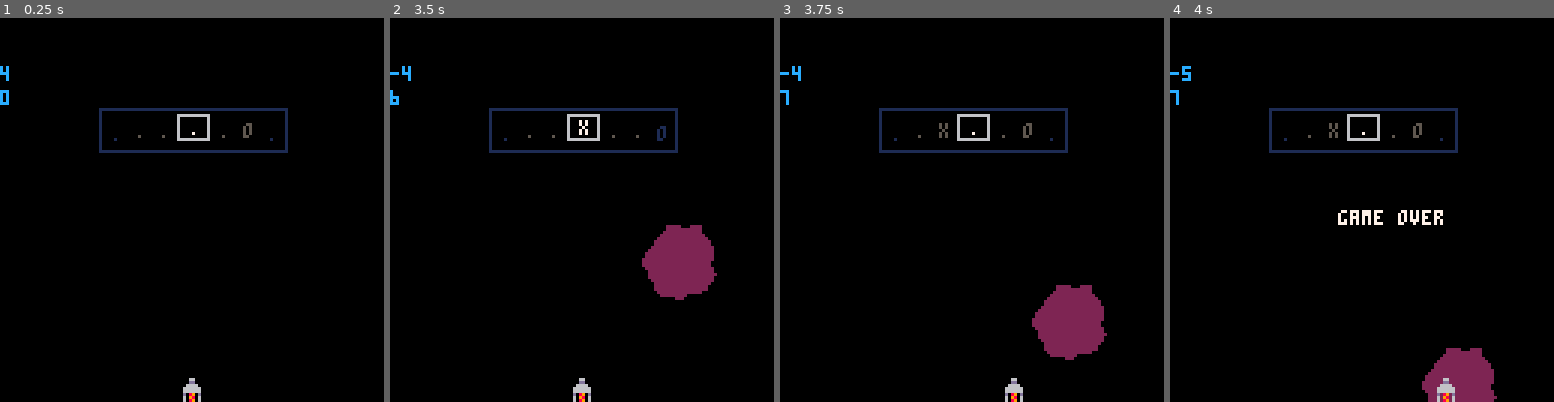
Above: before the commit, frames 1-4 (left to right).
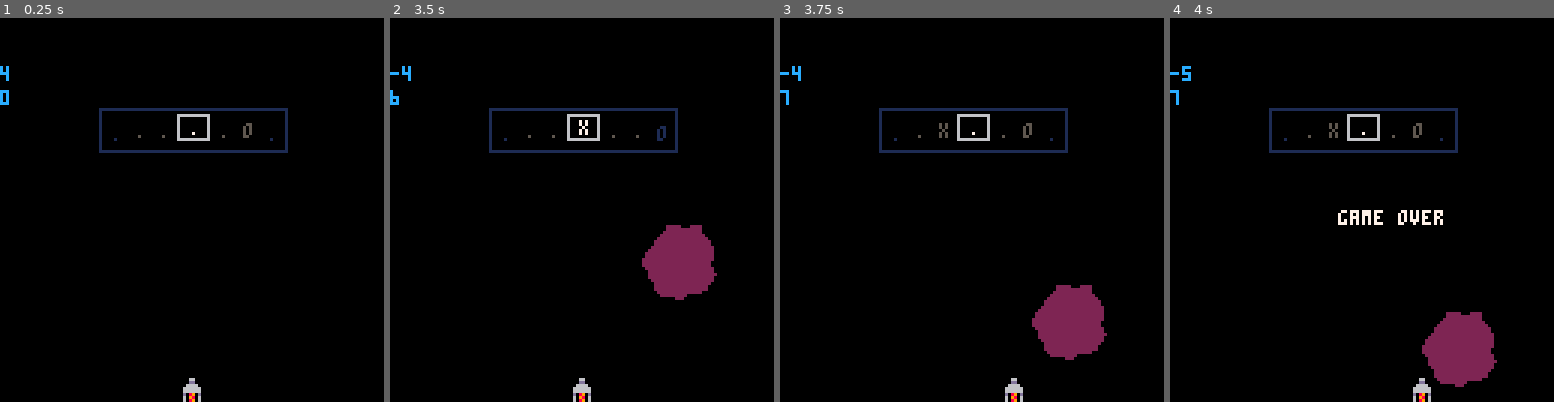
Above: after the commit, the same moments.

Repository: ryanford/EDM-Blastoff
Game: PICO-8 cartridge rhythm-game.p8
Same seed, same stepped clock (60 frames per second), same inputs: the game is played once before the commit and once after it.
Inputs:
- Up to frame 1 (0.25 s): no input
- Up to frame 2 (3.5 s): tap O (Z key) at 0.33, 0.7, 1.43, 2.22, 3.1 s; tap X (X key) at 1.07, 2.07, 2.4, 2.73, 3.07, 3.4 s; hold Left 1.97-2.37 s; hold Right from 2.87 s (still down)
- Up to frame 3 (3.75 s): release Right at 3.53 s; tap X (X key) at 3.73 s
- Up to frame 4 (4 s): tap O (Z key) at 3.98 s

Frames 1-3 are identical in both runs. In frame 4, 2.8% of the frame differs, in the area x 63-86%, y 76-100%.

Commit message:
Fix collisions

Diff:
--- a/rhythm-game.p8
+++ b/rhythm-game.p8
@@ -126,13 +126,18 @@
 function draw_obstacles()
   for obstacle in all(obstacles) do
     sspr(16,0,32,32,obstacle.x-16,obstacle.y)
+    --[[ collision debugging
+    circ(obstacle.x,obstacle.y+16,14,7)
+    line(obstacle.x,obstacle.y+16,p.x+4,p.y+4,9)
+    --]]
   end
 end
 
 function check_collisions()
   if (#obstacles==0) return
+  printh(#obstacles)
   for obstacle in all(obstacles) do
-    if distance_between(obstacle.x,obstacle.y+16,p.x,p.y+4)<8 then
+    if distance_between(obstacle.x,obstacle.y+16,p.x+4,p.y+4)<16 and obstacle.y>0 then
       for i=#obstacles,1,-1 do
         del(obstacles,obstacles[i])
       end
@@ -191,14 +196,14 @@
     last_pattern[((pattern_step - 1) % 8 ) + 1]
   if step % 16 == 1 then
     if (last_step == 2 or last_step == 3) and not button_pressed then
-      printh("error "..step)
+      --printh("error "..step)
       sfx(12)
       p.score -=1
     end
     if btn_timer < time_now then
       button_pressed = false
     end
-    printh("btnpress set false ".. step)
+    --printh("btnpress set false ".. step)
   end
 end
 
